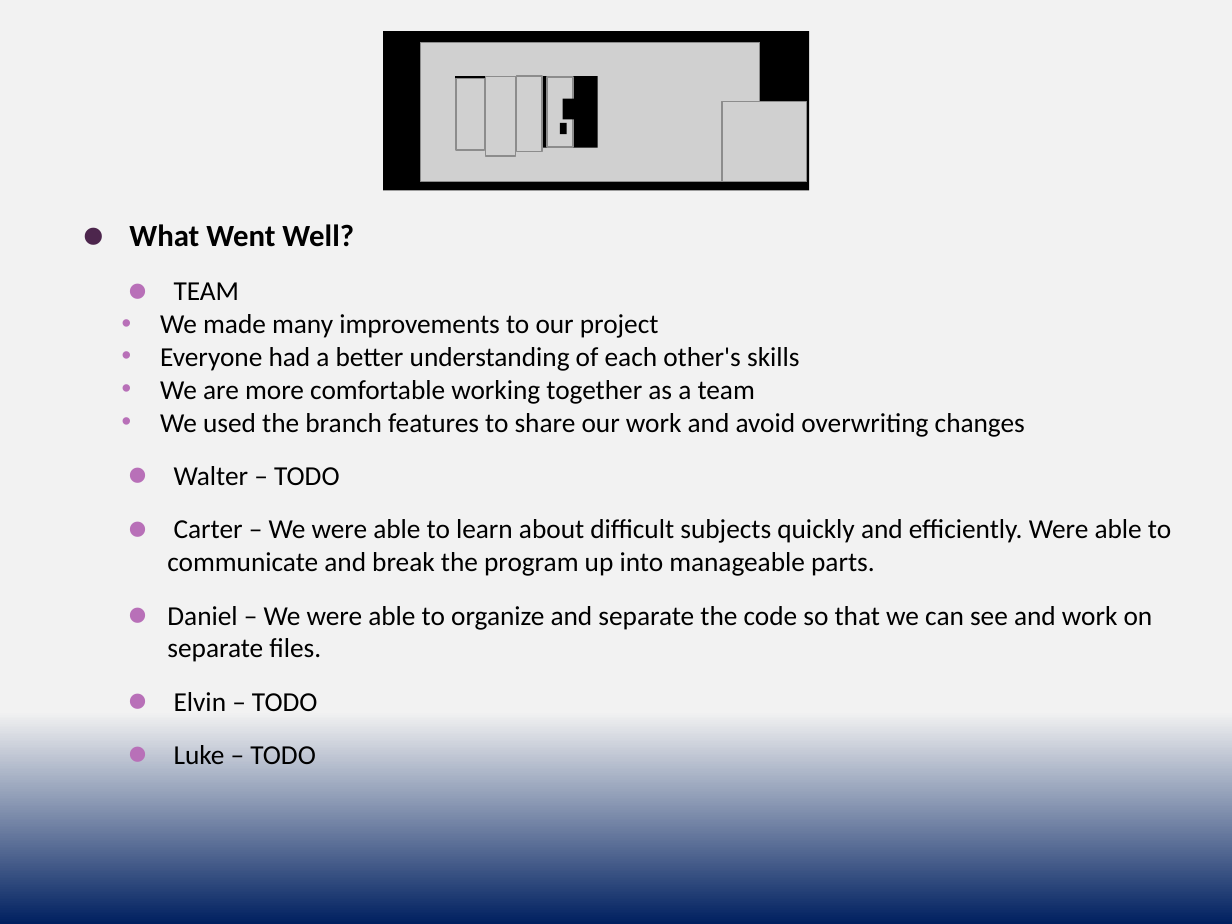
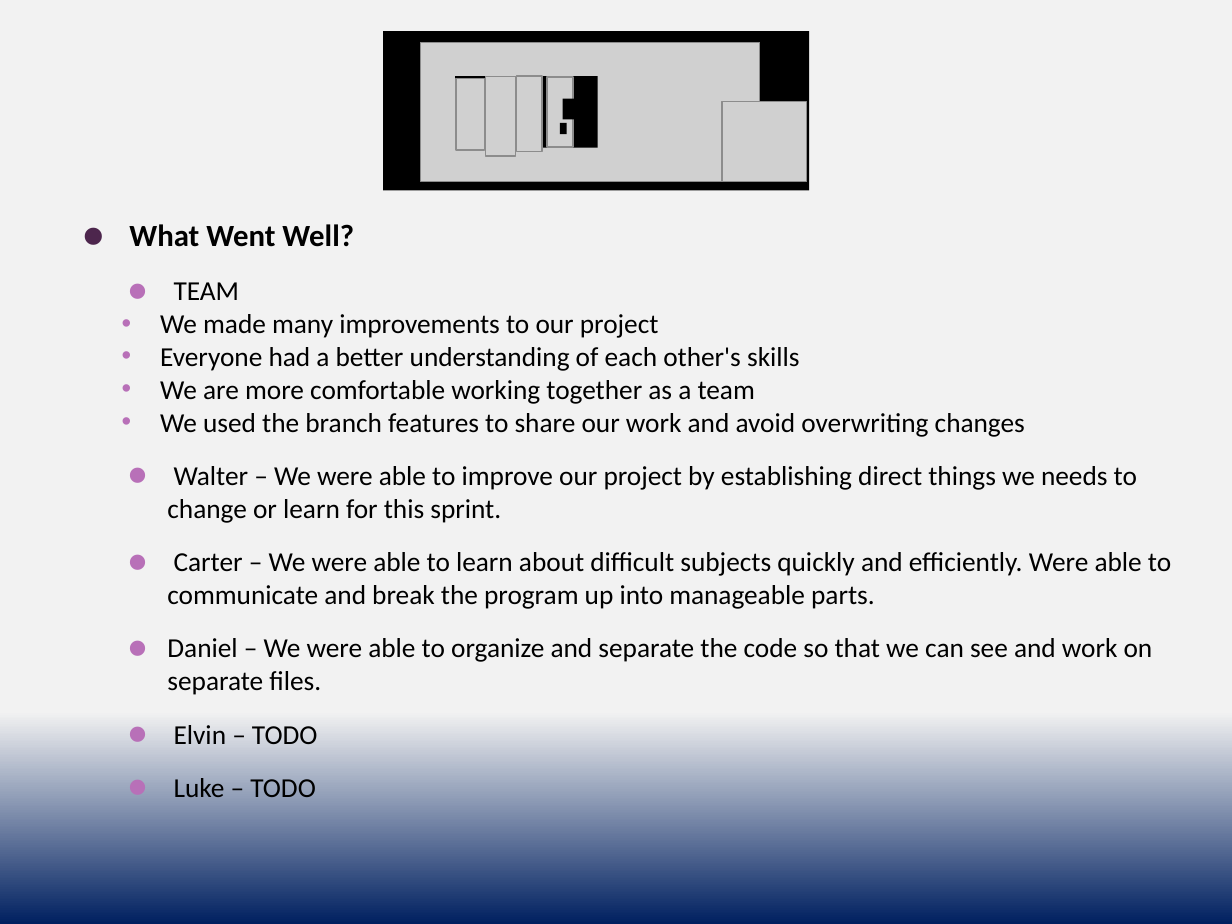
Before and after one commit to cs3398-borgs-bros/JeopardyChamp-Project, a slide deck: slide 1 of docs/Borgs_Retrospective - Sprint 3.pptx. Drawn at 1232x924 pixels with LibreOffice and Linux fonts; fonts in the diff are those of the drawing; grey boxes stand for pictures. Boxes give left, top, right and bottom in pixels: in the first picture for what was removed or moved away, otherwise in the second. Text is boxed around its words. In the diff, an @@ line names an element or a change of style, - is before the commit and + after.

```diff
--- a/docs/Borgs_Retrospective - Sprint 3.pptx
+++ b/docs/Borgs_Retrospective - Sprint 3.pptx
@@ text at box(167, 466, 1137, 523): text changed @@
-    ⚫ Walter – TODO
+    ⚫ Walter – We were able to improve our project by establishing direct things we needs to change or learn for this sprint.
```
Also in this commit, not shown: 2 other slides changed.
